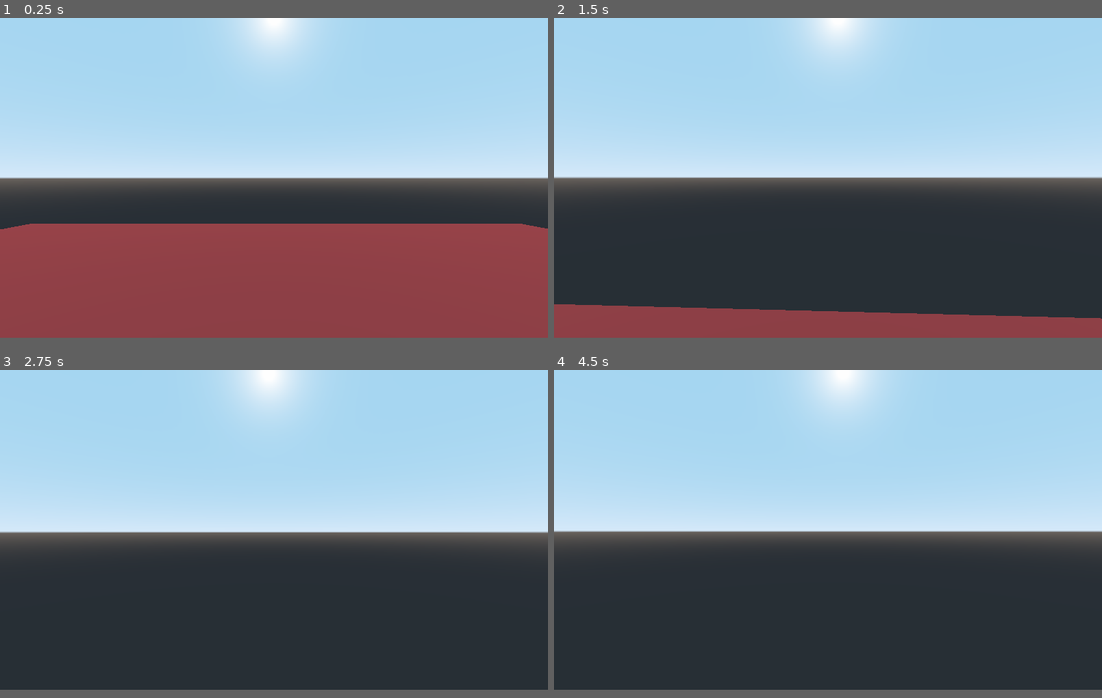
Above: before the commit, frames 1-4 (two rows, left to right).
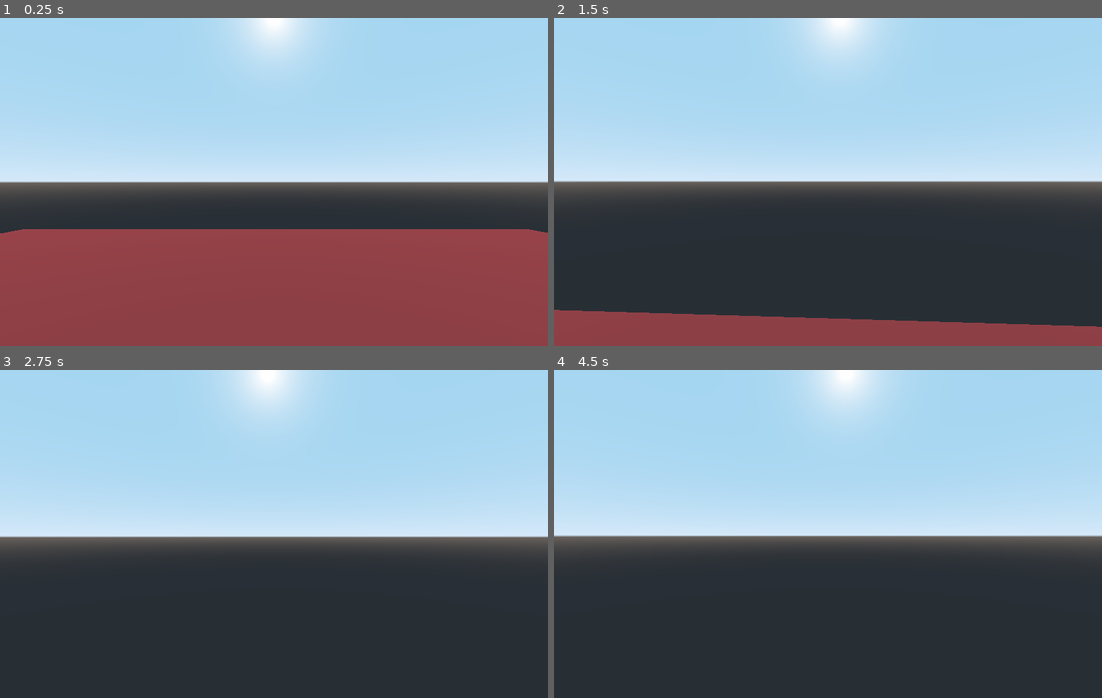
Above: after the commit, the same moments.

Repository: Carbine28/Game-to-Teach-3D-Transformation
Game: Godot game, scene res://main.tscn
The game is run twice, just before and just after one commit, with the same random seed, the same clock (stepped at 60 frames per second) and the same inputs.
Inputs (mouse positions are in pixels of both pictures, inside the frame that each line leads up to):
- Up to frame 1 (0.25 s): no input
- Up to frame 2 (1.5 s): tap Enter at 0.5 s; move the mouse to (855, 175) at 0.52 s; hold W (move_forward) from 0.53 s (still down); tap Space (jump) at 0.77 s; move the mouse to (800, 178) at 1.27 s
- Up to frame 3 (2.75 s): keep holding W (move_forward); tap Space (jump) at 1.52 s; move the mouse to (284, 524) at 2.02 s
- Up to frame 4 (4.5 s): keep holding W (move_forward); tap Space (jump) at 2.75, 3.02, 3.77, 4.25 s; move the mouse to (822, 534) at 2.77 s; tap Enter at 3.5 s; move the mouse to (866, 534) at 3.52 s; move the mouse to (784, 527) at 4.27 s
The window is 800x468 before the commit and 800x480 after it. Grey fills any space a smaller window leaves; there, only what the larger window draws over its background counts as a difference.

The runs differ from the first frame. In frame 1, 3.3% of the frame differs, in the area x 0-100%, y 48-66%; in frame 2, 3.6%, in the area x 0-100%, y 48-95%; in frame 3, 1.7%; in frame 4, 1.8%.

Commit message:
Changed window settings

Diff:
--- a/Base/project.godot
+++ b/Base/project.godot
@@ -13,6 +13,12 @@
 config/name="Base Project"
 run/main_scene="res://main.tscn"
 config/icon="res://icon.png"
+
+[display]
+
+window/size/width=1200
+window/size/height=720
+window/size/fullscreen=true
 
 [gui]
 
